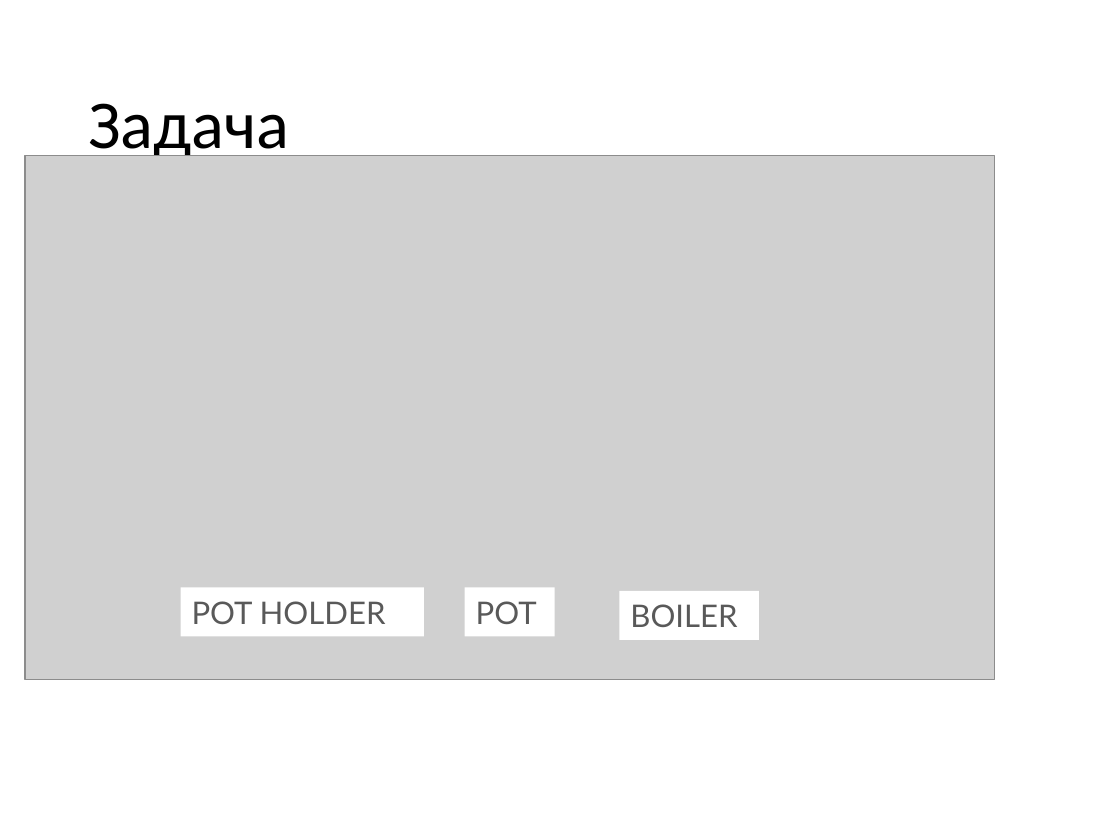
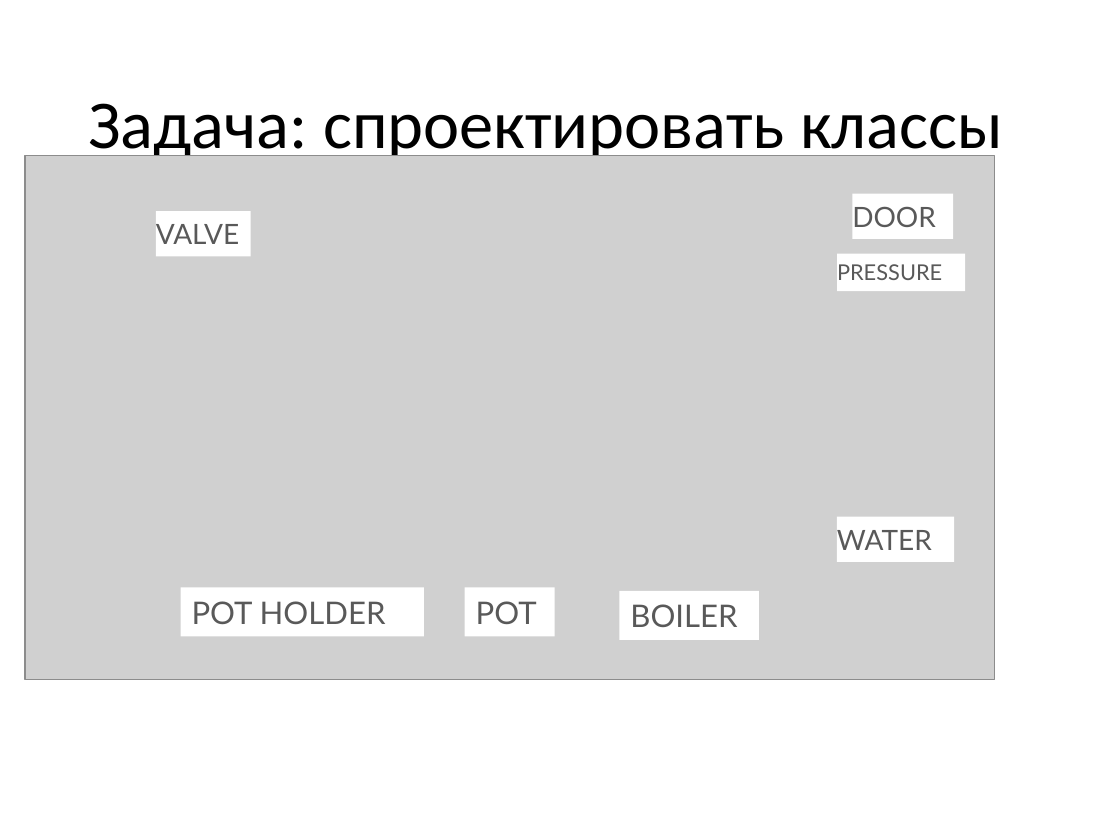
Before and after one commit to valertron/design, a slide deck: slide 59 of Design.pptx (slide 54 before the commit). Drawn at 1120x840 pixels with LibreOffice and Linux fonts; fonts in the diff are those of the drawing; grey boxes stand for pictures. Boxes give left, top, right and bottom in pixels: in the first picture for what was removed or moved away, otherwise in the second. Text is boxed around its words. In the diff, an @@ line names an element or a change of style, - is before the commit and + after.

```diff
--- a/Design.pptx
+++ b/Design.pptx
@@ title at (88, 103, 1002, 164): text changed @@
-Задача
+Задача: спроектировать классы
@@ rectangle added at (852, 194, 953, 239), fill #FFFFFF, 18 pt, text #595959 @@
+DOOR
@@ rectangle added at (156, 212, 251, 256), fill #FFFFFF, 18 pt, text #595959 @@
+VALVE
@@ rectangle added at (837, 253, 964, 291), fill #FFFFFF, 14 pt, text #595959 @@
+PRESSURE
@@ rectangle added at (837, 516, 954, 561), fill #FFFFFF, 18 pt, text #595959 @@
+WATER
```
Also in this commit, not shown: 17 other slides changed, 19 slides added, 2 slides removed, 1 other file.
